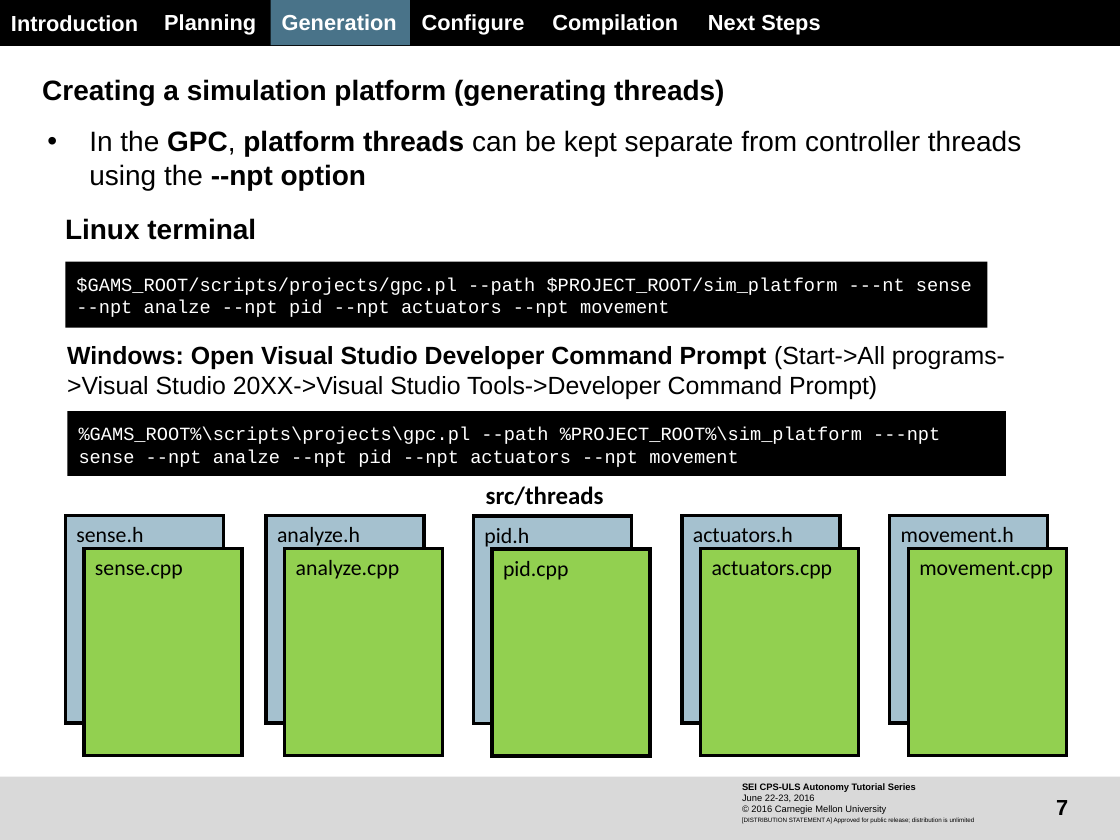
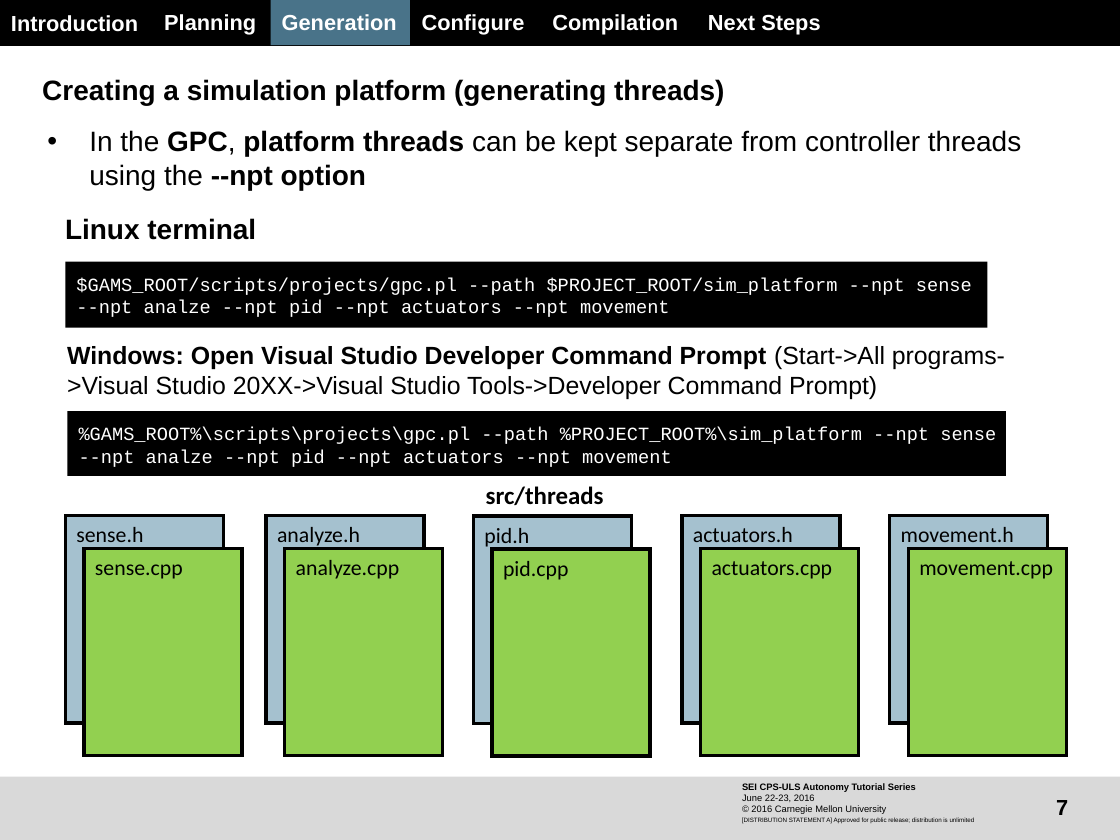
Before and after one commit to Burgos/gams, a slide deck: slide 7 of SEI_CPSULS_Tutorial_Day1_07_CreatingHardwareAndSimulationPlatforms.pptx. Drawn at 1120x840 pixels with LibreOffice and Linux fonts; fonts in the diff are those of the drawing; background and template pictures are left out. Boxes give left, top, right and bottom in pixels: in the first picture for what was removed or moved away, otherwise in the second. Text is boxed around its words. In the diff, an @@ line names an element or a change of style, - is before the commit and + after.

Commit message:
* Fixed typos in hardware platform tutorial

```diff
--- a/SEI_CPSULS_Tutorial_Day1_07_CreatingHardwareAndSimulationPlatforms.pptx
+++ b/SEI_CPSULS_Tutorial_Day1_07_CreatingHardwareAndSimulationPlatforms.pptx
@@ text in rectangle at box(76, 278, 972, 317): text changed @@
-  $GAMS_ROOT/scripts/projects/gpc.pl --path $PROJECT_ROOT/sim_platform ---nt sense --npt analze --npt pid --npt actuators --npt movement
+  $GAMS_ROOT/scripts/projects/gpc.pl --path $PROJECT_ROOT/sim_platform --npt sense --npt analze --npt pid --npt actuators --npt movement
@@ text in rectangle at box(79, 427, 996, 467): text changed @@
-  %GAMS_ROOT%\scripts\projects\gpc.pl --path %PROJECT_ROOT%\sim_platform ---npt sense --npt analze --npt pid --npt actuators --npt movement
+  %GAMS_ROOT%\scripts\projects\gpc.pl --path %PROJECT_ROOT%\sim_platform --npt sense --npt analze --npt pid --npt actuators --npt movement
```
